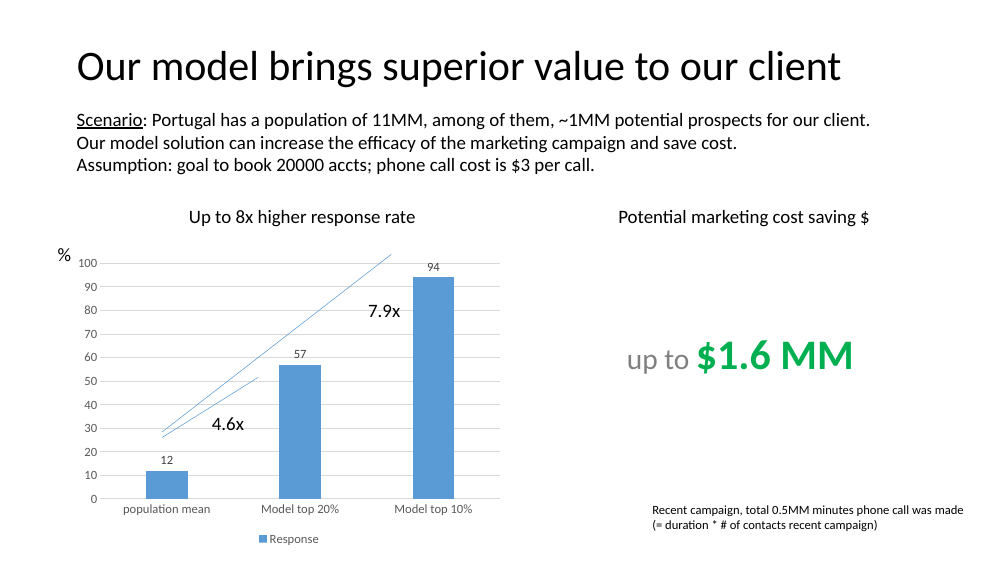
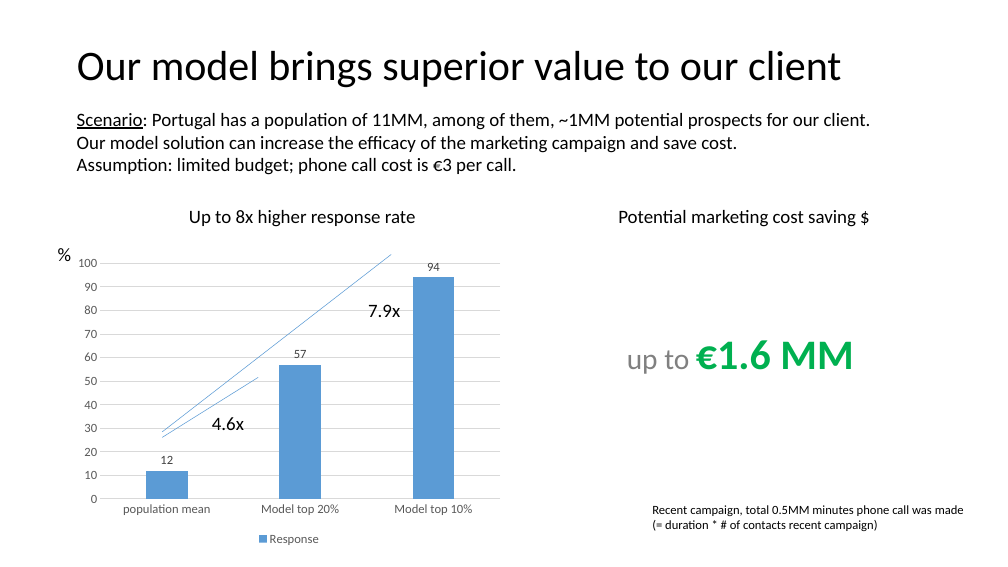
Before and after one commit to y0zhan06/BootCamp_project2, a slide deck: slide 7 of Project2-v1.01.pptx. Drawn at 1008x567 pixels with LibreOffice and Linux fonts; fonts in the diff are those of the drawing. Boxes give left, top, right and bottom in pixels: in the first picture for what was removed or moved away, otherwise in the second. Text is boxed around its words. In the diff, an @@ line names an element or a change of style, - is before the commit and + after.

Commit message:
update

```diff
--- a/Project2-v1.01.pptx
+++ b/Project2-v1.01.pptx
@@ text at bbox=[77, 158, 516, 175]: text changed @@
-Assumption: goal to book 20000 accts; phone call cost is $3 per call.
+Assumption: limited budget; phone call cost is €3 per call.
@@ text at bbox=[627, 340, 853, 374]: text changed @@
-up to $1.6 MM
+up to €1.6 MM
```
Also in this commit, not shown: 1 other slide changed.
